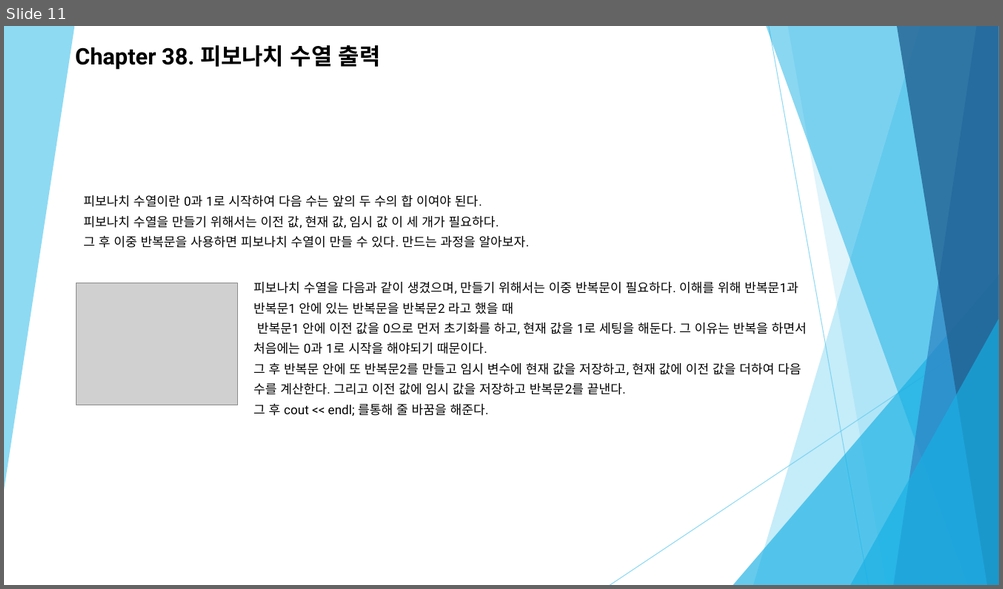
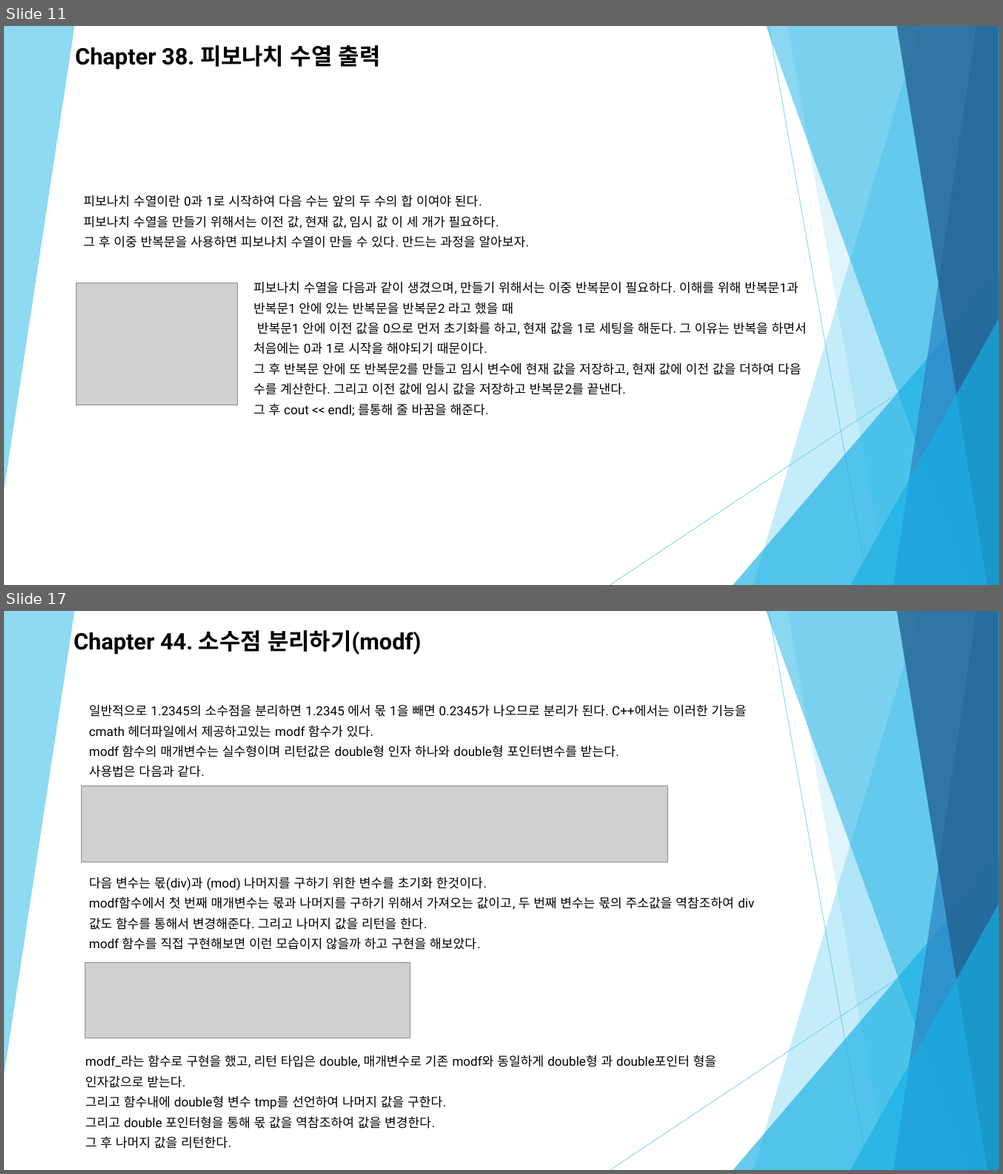
Before and after one commit to Zoselro/C-200, a slide deck: 세미나 자료/C++ 세미나 두 번째(1).pptx. Shown one above the other, each under a label of ours: slide 11 before the commit, slides 11 and 17 after it; the slides between them are not shown. The pictures are 1003x589 and 1003x1174 pixels, drawn with LibreOffice and Linux fonts; fonts in the diff are those of the drawing; grey boxes stand for pictures. Boxes give left, top, right and bottom in pixels: in the first picture for what was removed or moved away, otherwise in the second. Text is boxed around its words. In the diff, an @@ line names an element or a change of style, - is before the commit and + after.

```diff
--- a/세미나 자료/C++ 세미나 두 번째(1).pptx
+++ b/세미나 자료/C++ 세미나 두 번째(1).pptx
@@ slide 17 added at (4,611,999,1170), background #FFFFFF; not listed: 10 template elements that a slide beside it also shows @@
@@ text added at (74,630,421,655), 22 pt, text #000000, bold @@
+Chapter 44. 소수점 분리하기(modf)
@@ text added at (89,705,746,777), 12.2 pt, text #000000 @@
+일반적으로 1.2345의 소수점을 분리하면 1.2345 에서 몫 1을 빼면 0.2345가 나오므로 분리가 된다. C++에서는 이러한 기능을 cmath 헤더파일에서 제공하고있는 modf 함수가 있다.
+modf 함수의 매개변수는 실수형이며 리턴값은 double형 인자 하나와 double형 포인터변수를 받는다.
+사용법은 다음과 같다.
@@ picture added at (82,786,667,863) @@
@@ text added at (89,877,754,950), 12.2 pt, text #000000 @@
+다음 변수는 몫(div)과 (mod) 나머지를 구하기 위한 변수를 초기화 한것이다.
+modf함수에서 첫 번째 매개변수는 몫과 나머지를 구하기 위해서 가져오는 값이고, 두 번째 변수는 몫의 주소값을 역참조하여 div 값도 함수를 통해서 변경해준다. 그리고 나머지 값을 리턴을 한다.
+modf 함수를 직접 구현해보면 이런 모습이지 않을까 하고 구현을 해보았다.
@@ picture added at (85,963,409,1039) @@
@@ text added at (85,1055,716,1149), 12.2 pt, text #000000 @@
+modf_라는 함수로 구현을 했고, 리턴 타입은 double, 매개변수로 기존 modf와 동일하게 double형 과 double포인터 형을 인자값으로 받는다.
+그리고 함수내에 double형 변수 tmp를 선언하여 나머지 값을 구한다.
+그리고 double 포인터형을 통해 몫 값을 역참조하여 값을 변경한다.
+그 후 나머지 값을 리턴한다.
```
Also in this commit, not shown: 1 slide changed, 24 other slides added.
